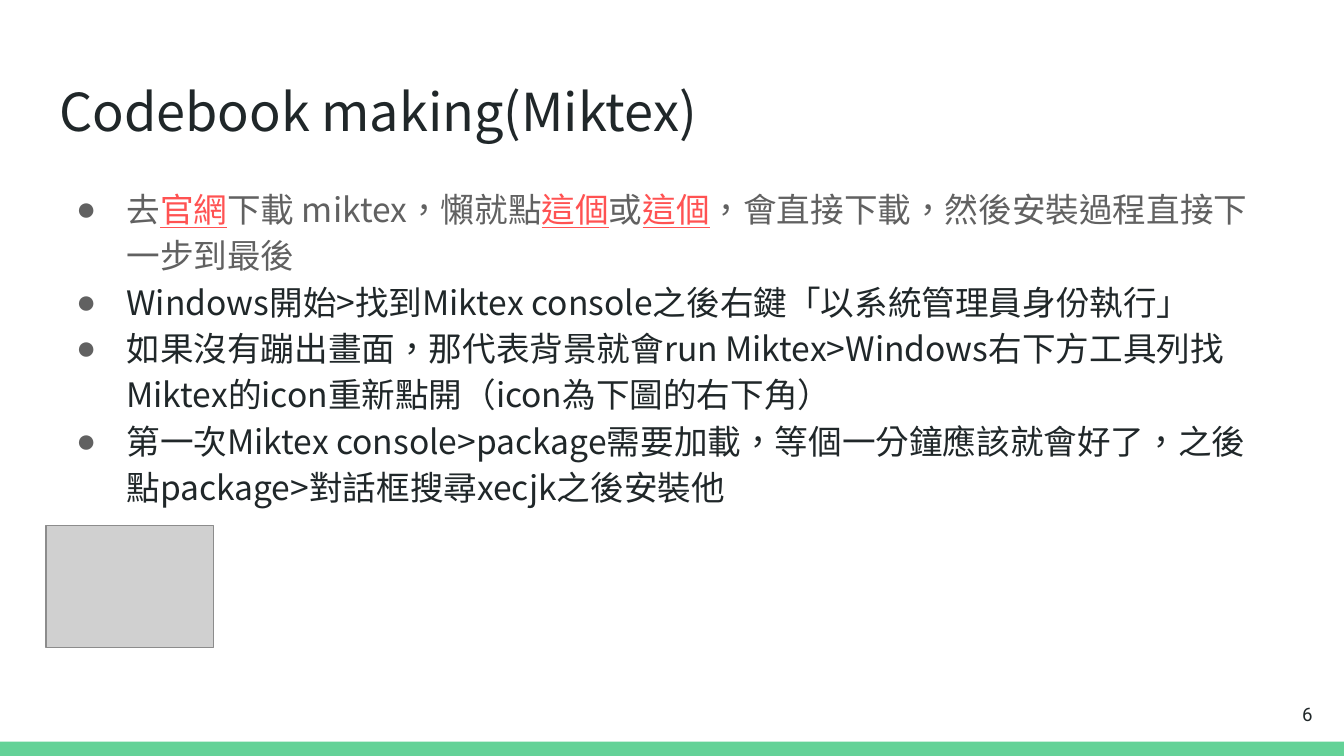
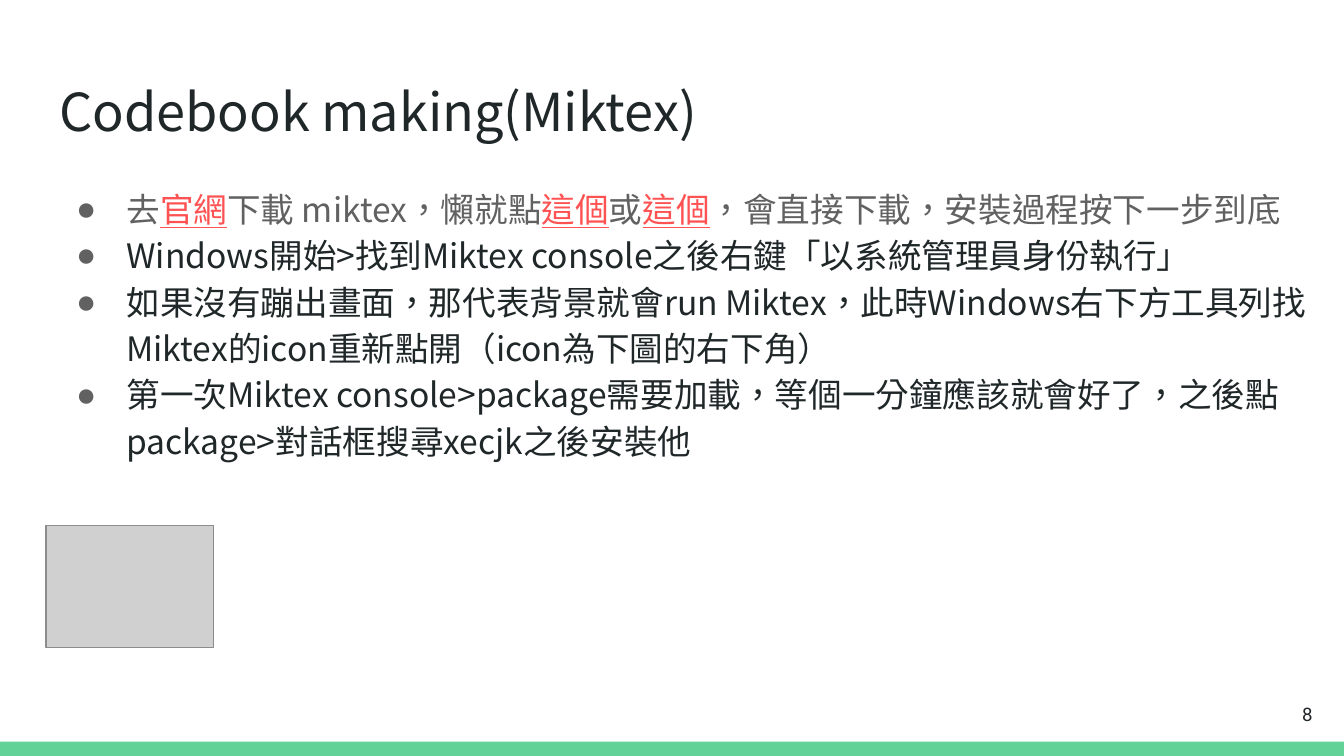
Before and after one commit to huskyhello/NTPU_codebook, a slide deck: slide 8 of codebook_tutorial.pptx (slide 6 before the commit). Drawn at 1344x756 pixels with LibreOffice and Linux fonts; fonts in the diff are those of the drawing; grey boxes stand for pictures. Boxes give left, top, right and bottom in pixels: in the first picture for what was removed or moved away, otherwise in the second. Text is boxed around its words. In the diff, an @@ line names an element or a change of style, - is before the commit and + after.

```diff
--- a/codebook_tutorial.pptx
+++ b/codebook_tutorial.pptx
@@ text at (126,193,1281,228): text changed @@
-● 去官網下載 miktex，懶就點這個或這個，會直接下載，然後安裝過程直接下一步到最後
+● 去官網下載 miktex，懶就點這個或這個，會直接下載，安裝過程按下一步到底
@@ text at (126,286,1306,364): text changed @@
-● 如果沒有蹦出畫面，那代表背景就會run Miktex>Windows右下方工具列找Miktex的icon重新點開（icon為下圖的右下角）
+● 如果沒有蹦出畫面，那代表背景就會run Miktex，此時Windows右下方工具列找Miktex的icon重新點開（icon為下圖的右下角）
@@ page number at (1302,707,1312,721): text changed @@
-6
+8
```
Also in this commit, not shown: 10 other slides changed, 3 slides added, 7 other files.
